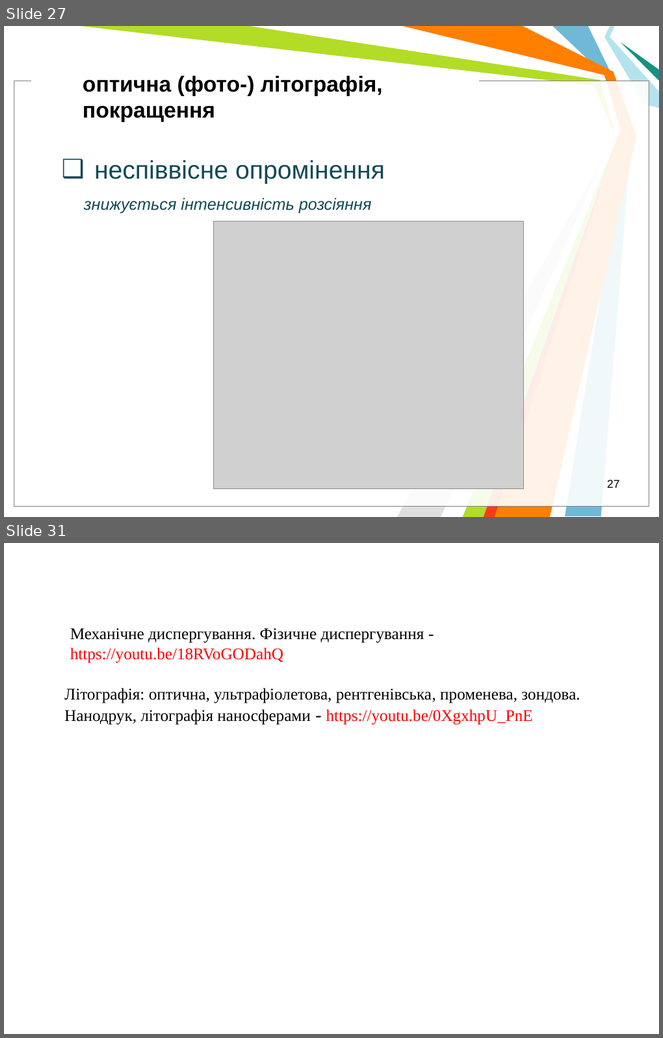
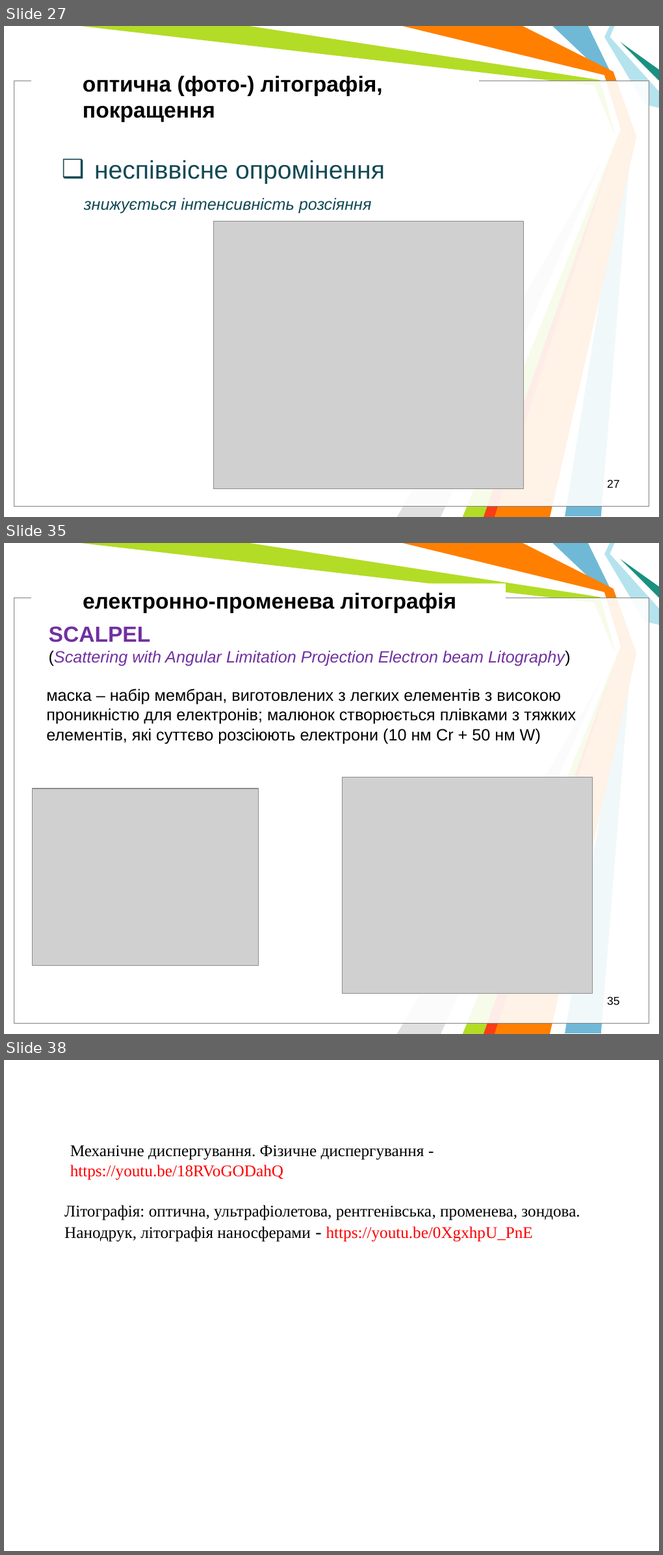
Before and after one commit to l432/NMK, a slide deck: Lecture/nanoSystem/2021_22/Present/OsnFizNanoV2.ppt. Shown one above the other, each under a label of ours: slides 27 and 31 before the commit, slides 27, 35 and 38 after it; the slides between them are not shown. The pictures are 663x1038 and 663x1555 pixels, drawn with LibreOffice and Linux fonts; fonts in the diff are those of the drawing; grey boxes stand for pictures; background and template pictures are left out. Boxes give left, top, right and bottom in pixels: in the first picture for what was removed or moved away, otherwise in the second. Text is boxed around its words. In the diff, an @@ line names an element or a change of style, - is before the commit and + after.

```diff
--- a/Lecture/nanoSystem/2021_22/Present/OsnFizNanoV2.ppt
+++ b/Lecture/nanoSystem/2021_22/Present/OsnFizNanoV2.ppt
@@ slide 35 added at [4,543,659,1034], background #FFFFFF; not listed: 11 template elements that a slide beside it also shows @@
@@ text added at [83,592,457,613], 24 pt, text #000000, bold @@
+електронно-променева літографія
@@ text added at [49,626,570,666], 18 pt, text #7030A0, italic @@
+SCALPEL
+(Scattering with Angular Limitation Projection Electron beam Litography)
@@ text added at [46,689,576,744], 18 pt, text #000000 @@
+маска – набір мембран, виготовлених з легких елементів з високою проникністю для електронів; малюнок створюється плівками з тяжких елементів, які суттєво розсіюють електрони (10 нм Cr + 50 нм W)
@@ picture added at [32,789,258,966] @@
@@ picture added at [343,777,592,994] @@
@@ page number added at [607,997,620,1005], 12.5 pt, text #000000 @@
+35
@@ what was slide 31 is now slide 38 @@
```
Also in this commit, not shown: 3 slides changed, 8 other slides added, 2 slides removed.
